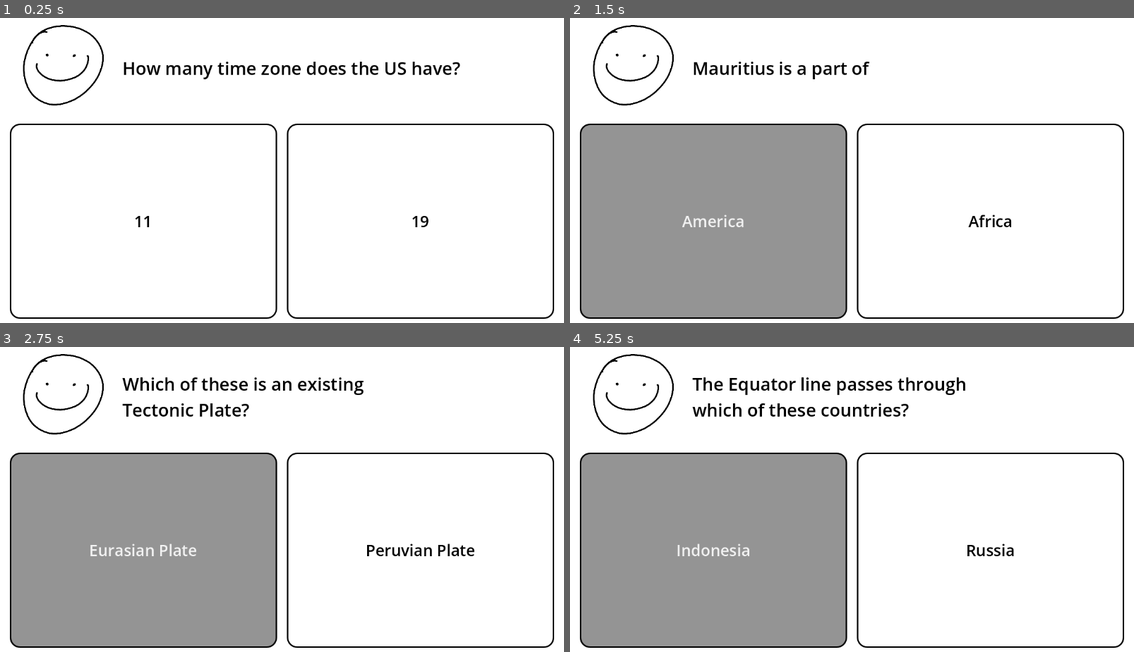
Above: before the commit, frames 1-4 (two rows, left to right).
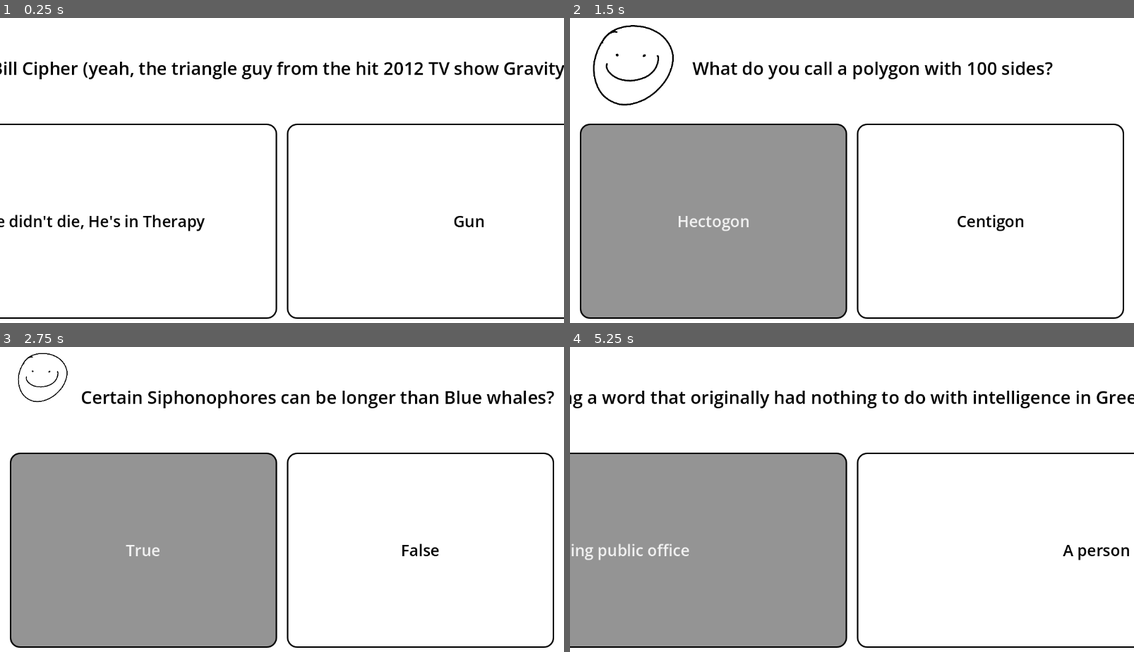
Above: after the commit, the same moments.

Repository: 2DPyramid/2D-Puzzle-Game_REPO
Game: Godot game, scene res://scenes/main.tscn
Same seed, same stepped clock (60 frames per second), same inputs: the game is played once before the commit and once after it.
Inputs:
- Up to frame 1 (0.25 s): no input
- Up to frame 2 (1.5 s): click "19" (after the commit: "Gun") at 0.5 s; click "Mars" (after the commit: "10%") at 1.25 s
- Up to frame 3 (2.75 s): click "America" (after the commit: "Hectogon") at 2 s
- Up to frame 4 (5.25 s): click "Eurasian Plate" (after the commit: "True") at 2.75 s; click "Antarctic" (after the commit: "False") at 3.5 s; click "Capital" (after the commit: "America") at 4.25 s; click "Norway" (after the commit: "New Amsterdam") at 5 s

The runs differ from the first frame. In frame 1, 3.8% of the frame differs, in the area x 0-100%, y 2-99%; in frame 2, 1.8%; in frame 3, 4.0%; in frame 4, 6.1%.

Commit message:
Update global.gd
Added 31 questions to the trivia question list.

We now have 40 trivia questions

Diff:
--- a/2dTriviaGame/script/global.gd
+++ b/2dTriviaGame/script/global.gd
@@ -52,6 +52,162 @@
 		"question": "How many time zone does the US have?",
 		"options": ["11", "19"],
 		"correct": 0
-	}
+	},
+	#Mahira-Started adding questions
+	{
+		"question": "What season does Australia experience in December?",
+		"options": ["Winter","Summer"],
+		"correct": 1
+		},
+	{
+		"question": "How many countries are there in the world today?",
+		"options": ["195","200"],
+		"correct": 0
+		},
+	{
+		"question": "“Laser” is an acronym",
+		"options": ["True","False"],
+		"correct": 0
+	},
+	{
+		"question": "Which language family does English belong to?",
+		"options": ["Romance Languages", "Germanic Languages"],
+		"correct": 1
+	},
+	{
+		"question": "Which country is home to the most timezones in the world?",
+		"options": ["France", "Russia"],
+		"correct": 0
+	},
+	{
+		"question": "What do you call a polygon with 100 sides?",
+		"options": ["Hectogon", "Centigon"],
+		"correct": 1
+	},
+	{
+		"question": "What is the 'Golden Ratio' in numerical representation?",
+		"options": ["1.618", "2.718"],
+		"correct": 0
+	},
+	{
+		"question": "Who invented Algebra and Algorithms?",
+		"options": ["Leonhard Euler", "Muhammad ibn Musa al-Khwarizmi"],
+		"correct": 1
+	},
+	{
+		"question": "The word 'Bank' and the word 'Bankruptcy' both come from an Italian word for____",
+		"options": ["A locked chest", "A wooden bench"],
+		"correct":1
+	},
+	{
+		"question": "You are statistically more likely to be killed by a falling vending machine than by what animal?",
+		"options": ["A Shark", "A Bear"],
+		"correct": 0
+	},
+	{
+		"question": "Which came first: the Orange (the fruit) or Orange (the color)?",
+		"options": ["The fruit", "The color"],
+		"correct": 0
+	},
+	{
+		"question": "What is the largest freshwater fish ever found?",
+		"options": ["Stingray","Catfish"],
+		"correct": 0
+	},
+	{
+		"question": "Certain Siphonophores can be longer than Blue whales?",
+		"options": ["True", "False"],
+		"correct": 0
+	},
+	{
+		"question": "Colorblindness is more common in:",
+		"options": ["Men", "Women"],
+		"correct": 0
+	},
+	{
+		"question": "Female platypuses sweat milk from their skin, because they don’t have nipples",
+		"options": ["True", "False"],
+		"correct": 0
+	},
+	{
+		"question": "Male seahorse is the one that carries the eggs and gives birth",
+		"option": ["True", "False"],
+		"correct": 0
+	},
+	{
+		"question": "If a one legged Octopus gives one of its legs to its mate, how many legs does the octopus now have?",
+		"options": ["7","0"],
+		"correct": 1
+	},
+	{
+		"question": "How did Pythagoras (yeah, the triangle guy) die?",
+		"options": ["He was murdered in a bean field", "No one actually knows for sure"],
+		"correct": 1
+	},
+	{
+		"question": "The Empire State Building has its own zip code",
+		"options": ["True", "False"],
+		"correct": 0
+	},
+	{
+		"question": "What is the Capital of New York State?",
+		"options": ["Albany", "New York City"],
+		"correct": 0
+	},
+	{
+		"question": "Washington Square, Madison Square, Bryant, and Union Square Parks were all formerly:",
+		"options": ["Early Settlements", "Graveyards"],
+		"correct": 1
+	},
+	{
+		"question": "Which body of water flows beneath the Brooklyn Bridge?",
+		"options": ["East River", "Delaware River"],
+		"correct": 0
+	},
+	{
+		"question": "The Original color of the Statue of Liberty was:",
+		"options": ["Green", "Reddish-Brown"],
+		"correct": 1
+	},
+	{
+		"question": "New York City was formerly known as:",
+		"options": ["New Amsterdam", "New England"],
+		"correct": 0
+	},
+	{
+		"question": "Which of these walking tours actually take place in New York?",
+		"options": ["Rat Tour", "Snake Tour"],
+		"correct": 0
+	},
+	{
+		"question": "If a company’s profits are 'Decimated,' what percentage of your unit would be killed if you were 'Decimated'?",
+		"options": ["10%", "90%"],
+		"correct": 0
+	},
+	{
+		"question": "If you call someone 'Idiotic,' you are using a word that originally had nothing to do with intelligence in Greek. What did an idiōtēs originally refer to?",
+		"options": ["A private citizen not holding public office", "A person wjo couldn't count"],
+		"correct": 0
+	},
+	{
+		"question": "The word 'Muscle' comes from the Latin musculus. If you translate it literally, what little creature are you saying is under your skin?",
+		"options": ["A little mouse", "A hard shell"],
+		"correct": 0
+	},
+	{
+		"question": "How did Bill Cipher (yeah, the triangle guy from the hit 2012 TV show Gravity Falls) die?",
+		"options": ["He didn't die, He's in Therapy", "Gun"],
+		"correct": 0
+	},
+	{
+		"question": "Which light has the highest frequency and lowest wavelength?",
+		"options": ["Violet Light", "Red Light"],
+		"correct": 0
+	},
+	{
+		"question": "Which of these are considered a 'Fish' by modern zoologists?",
+		"options": [ "Shellfish", "Seahorse" ],
+		"correct": 1
+	},
 	#keep adding more here
 ]
